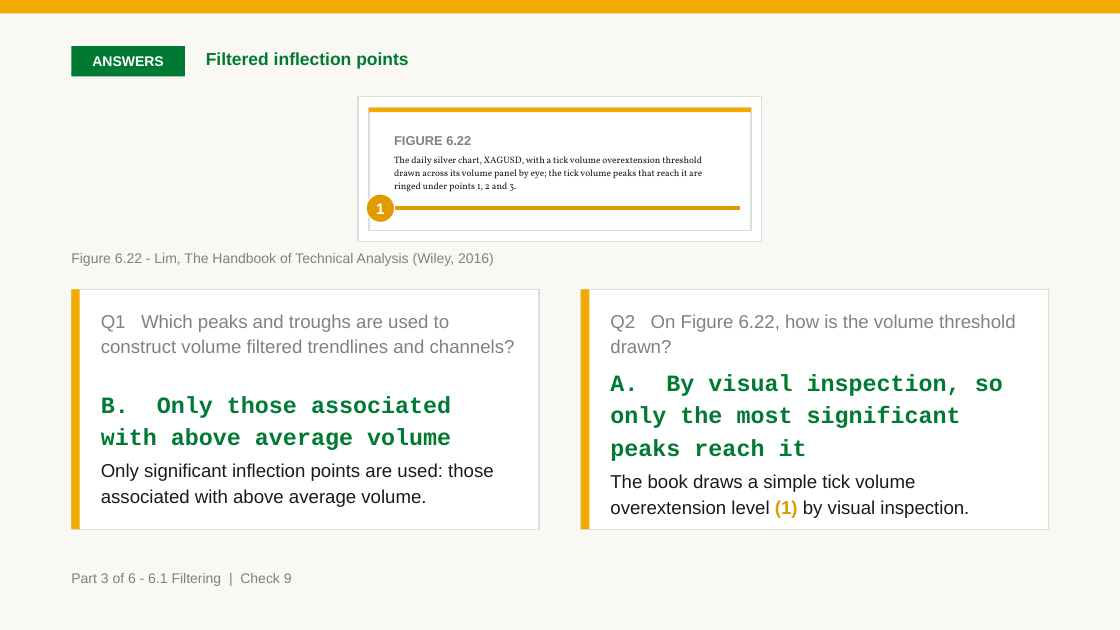
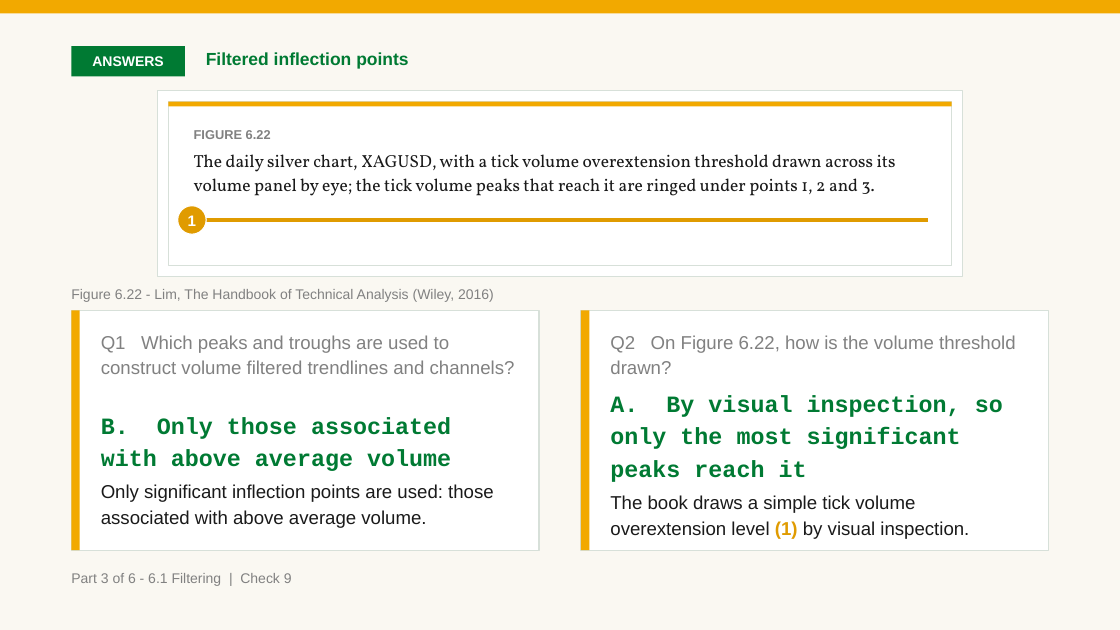
Before and after one commit to benjiesotelo-sudo/Telos_FIN1209, a slide deck: slide 104 of chapter-06/FIN1209-Chapter-06.pptx. Drawn at 1120x630 pixels with LibreOffice and Linux fonts; fonts in the diff are those of the drawing. Boxes give left, top, right and bottom in pixels: in the first picture for what was removed or moved away, otherwise in the second. Text is boxed around its words. In the diff, an @@ line names an element or a change of style, - is before the commit and + after.

Commit message:
deckkit: the strip over a check takes the room above the cards; Figure 6.22 cut to its volume panel

```diff
--- a/chapter-06/FIN1209-Chapter-06.pptx
+++ b/chapter-06/FIN1209-Chapter-06.pptx
@@ rectangle: place and size @@
-rectangle at bbox=[358, 97, 762, 241]
+rectangle at bbox=[158, 91, 963, 276]
@@ rectangle: place and size @@
-rectangle at bbox=[369, 108, 751, 113]
+rectangle at bbox=[169, 102, 952, 107]
@@ rectangle: place and size @@
-rectangle at bbox=[369, 108, 751, 230]
+rectangle at bbox=[169, 102, 952, 266]
@@ text "FIGURE 6.22": place and size @@
-text "FIGURE 6.22" at bbox=[394, 136, 702, 192]
+text "FIGURE 6.22" at bbox=[194, 130, 896, 196]
@@ text at bbox=[194, 154, 896, 196]: size 8 to 15 pt @@
@@ ellipse "1": place and size @@
-ellipse "1" at bbox=[366, 194, 395, 223]
+ellipse "1" at bbox=[177, 206, 206, 234]
@@ line moved from (381, 208) - (739, 208) to (192, 220) - (928, 220) @@
@@ text "Figure 6.22 - Lim, The ...": place and size @@
-text "Figure 6.22 - Lim, The ..." at bbox=[71, 253, 494, 266]
+text "Figure 6.22 - Lim, The ..." at bbox=[71, 289, 494, 302]
@@ 4 texts, 4 rectangles: place and size @@
-4 texts, 4 rectangles at bbox=[71, 289, 1049, 529]
+4 texts, 4 rectangles at bbox=[71, 310, 1049, 550]
```
Also in this commit, not shown: 1 other slide changed, 2 other files.
